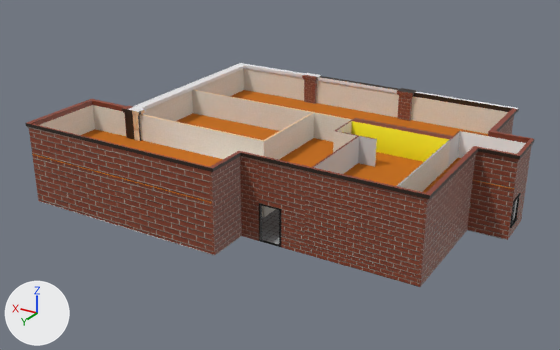
The FBX model Assets/AddedAssets/new_rest_2 (2).fbx: old version first, new version second.
Before and after are seen from a 50 mm camera at (-53.6, 101.6, 49.6) aimed at (2.3, 8.4, 3.0). The axes (+X, +Y, +Z) are drawn at lower left. The lights are the same throughout. The older version comes first. Where no turn or scale is listed for an object, it has been applied to the vertices. Vertices at exactly the same position are counted once.
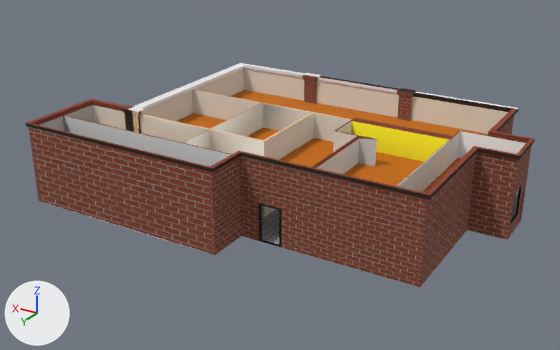
Changed parts and their boxes (x1, y1, x2, y2) in the pictures (560 x 350 px; the box of a moved part takes in the faces that stretch with it):
'Cube.001', surface changed, reshaped: (26, 63, 535, 287) in both
part 1 of me_cube_010, moved or reshaped: before (508, 147, 531, 239); after (421, 147, 531, 286)
part 2 of me_cube_010, built on: before (140, 115, 265, 217); after (31, 103, 312, 254)
part 3 of me_cube_010, moved or reshaped: (313, 135, 376, 174) in both
part 4 of me_cube_010, surface changed: (40, 105, 532, 287) in both

The edits, one by one:
In material 'Material.013' (mat_material_013), roughness goes from 0.5 to 1.0.
Material 'Material.002' (mat_material_002) is new.
Its base color is (0.128, 0.128, 0.128) (dark grey #646464).
Its roughness is 1.0.
me_cube_010 is used by ob_cube_001; location (0.0, 0.0, 0.0).
me_cube_010 had 2812 vertices, 2737 faces and spanned x -32.4..31.6, y -13.4..30.3, z 0.4..12.7.
me_cube_010 now has 3055 vertices, 2913 faces and spans x -32.4..31.6, y -13.4..30.3, z -0.1..12.7.
me_cube_010 part 1: 7 vertices moved from x -32.2..-26.2, y 3.4..6.4, z 0.4..6.9 to x -32.2..-26.2, y -0.3..7.7, z 2.5..6.0; 266 vertices removed from x -32.4..-26.2, y 2.9..23.6, z 0.4..12.0; 178 vertices added at x -32.2..-25.3, y -0.3..23.6, z 0.4..12.0.
me_cube_010 part 2: 7 vertices removed from x -0.3, y 17.5, z 0.5..6.9; 200 vertices added at x -0.5..30.8, y 2.9..30.1, z -0.1..12.0.
me_cube_010 part 3: 20 vertices removed from x -10.8, y 8.9..23.6, z 6.9..12.0; 20 vertices added at x -10.8, y 8.9..23.6, z 6.5..11.6.
me_cube_010 part 4: 128 kept faces spanning x -32.2..30.8, y -13.2..29.9, z 0.4..12.0 get new texture (UV) coordinates.
Other edits to the shape of me_cube_010 do not show in these pictures.
me_cube_010 gains material mat_material_002 (dark grey #646464).
